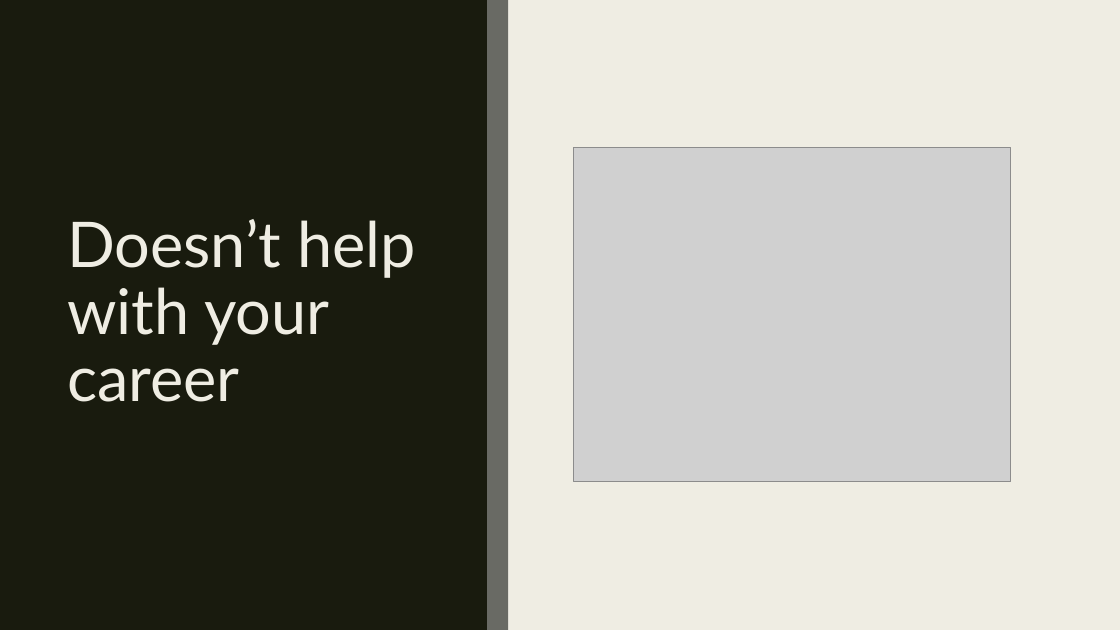
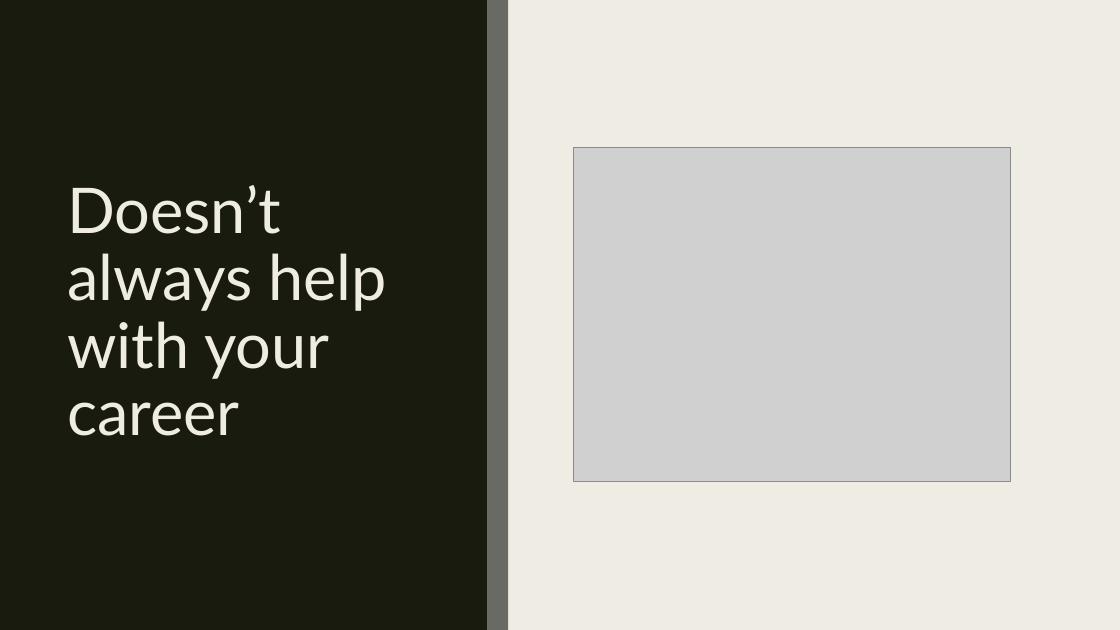
Before and after one commit to edunzer/YR3_TERM-4, a slide deck: slide 6 of PUBLIC SPEAKING/WEEK 6/PERSUASIVE SPEECH/PERSASIVE SPEECH.pptx (slide 5 before the commit). Drawn at 1120x630 pixels with LibreOffice and Linux fonts; fonts in the diff are those of the drawing; grey boxes stand for pictures. Boxes give left, top, right and bottom in pixels: in the first picture for what was removed or moved away, otherwise in the second. Text is boxed around its words. In the diff, an @@ line names an element or a change of style, - is before the commit and + after.

```diff
--- a/PUBLIC SPEAKING/WEEK 6/PERSUASIVE SPEECH/PERSASIVE SPEECH.pptx
+++ b/PUBLIC SPEAKING/WEEK 6/PERSUASIVE SPEECH/PERSASIVE SPEECH.pptx
@@ title at [67,185,387,436]: text changed @@
-Doesn’t help with your career
+Doesn’t always help with your career
```
Also in this commit, not shown: 3 other slides changed, 12 slides added, 2 slides removed.
